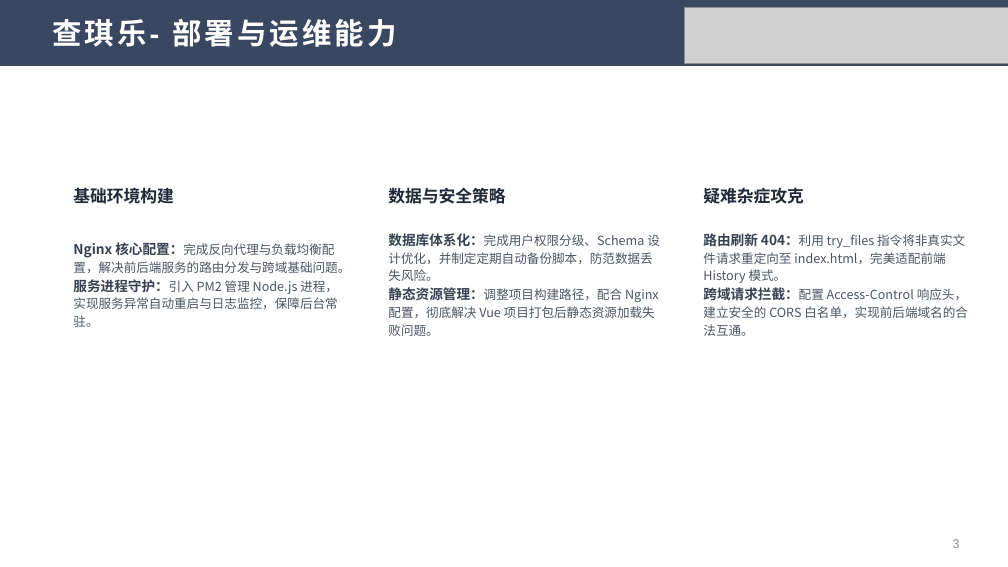
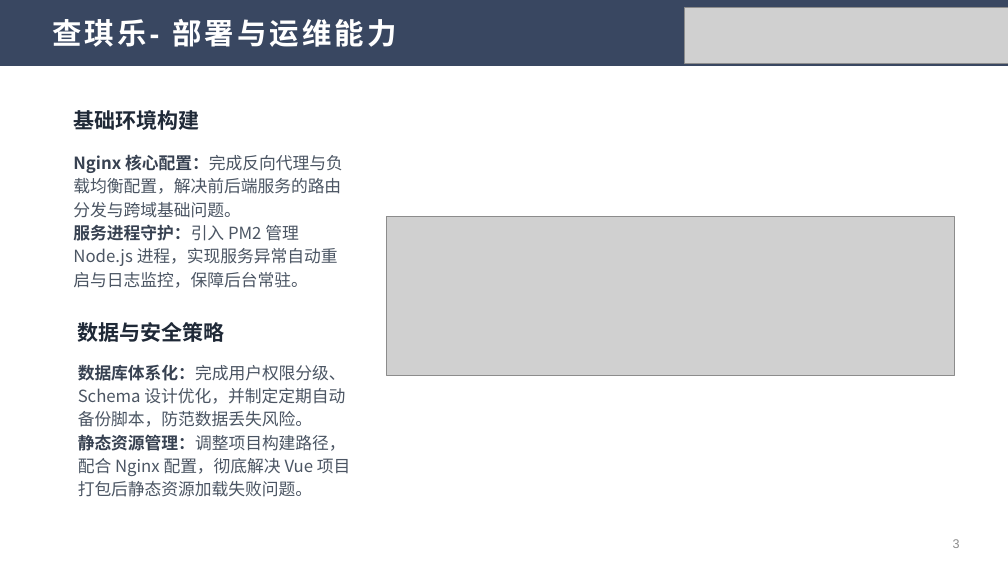
Before and after one commit to iconle/kaiyuan_soft, a slide deck: slide 3 of PPT/开源软件通识-第十八周汇报.pptx. Drawn at 1008x567 pixels with LibreOffice and Linux fonts; fonts in the diff are those of the drawing; grey boxes stand for pictures. Boxes give left, top, right and bottom in pixels: in the first picture for what was removed or moved away, otherwise in the second. Text is boxed around its words. In the diff, an @@ line names an element or a change of style, - is before the commit and + after.

```diff
--- a/PPT/开源软件通识-第十八周汇报.pptx
+++ b/PPT/开源软件通识-第十八周汇报.pptx
@@ text "基础环境构建": place and size @@
-text "基础环境构建" at [73, 188, 173, 204]
+text "基础环境构建" at [73, 110, 199, 130]
@@ text "基础环境构建" at [73, 110, 199, 130]: size 16 to 20 pt @@
@@ text "Nginx 核心配置：完成反向代理与负载均衡配置，解决前后端服务的路由分发与跨域基础问题。": place and size @@
-text "Nginx 核心配置：完成反向代理与负载均衡配置，解决前后端服务的路由分发与跨域基础问题。" at [73, 242, 350, 327]
+text "Nginx 核心配置：完成反向代理与负载均衡配置，解决前后端服务的路由分发与跨域基础问题。" at [73, 154, 343, 288]
@@ text "Nginx 核心配置：完成反向代理与负载均衡配置，解决前后端服务的路由分发与跨域基础问题。" at [73, 154, 343, 288]: size 13 to 16 pt in "Nginx 核心配置：完成反向代理与负载均衡配置，解决前后端服务的路由分发与跨域基础问题。", "服务进程守护：引入"; size 12 to 16 pt in "核心配置：完成反向代理与负载均衡配置，解决前后端服务的路由分发与跨域基础问题。", "服务进程守护：引入 PM2 管理 Node.js 进程，实现服务异常自动重启与日志监控，保障后台常驻。" @@
@@ text removed at [703, 187, 803, 204] @@
-疑难杂症攻克
@@ picture added at [386, 216, 955, 375] @@
@@ text removed at [703, 232, 968, 336] @@
-路由刷新 404：利用 try_files 指令将非真实文件请求重定向至 index.html，完美适配前端 History 模式。
-跨域请求拦截：配置 Access-Control 响应头，建立安全的 CORS 白名单，实现前后端域名的合法互通。
@@ text "数据与安全策略" at [78, 322, 225, 342]: size 16 to 20 pt @@
@@ text "数据与安全策略": place and size @@
-text "数据与安全策略" at [388, 187, 505, 204]
+text "数据与安全策略" at [78, 322, 225, 342]
@@ text "数据库体系化：完成用户权限分级、Schema 设计优化，并制定定期自动备份脚本，防范数据丢失风险。": place and size @@
-text "数据库体系化：完成用户权限分级、Schema 设计优化，并制定定期自动备份脚本，防范数据丢失风险。" at [388, 233, 660, 336]
+text "数据库体系化：完成用户权限分级、Schema 设计优化，并制定定期自动备份脚本，防范数据丢失风险。" at [78, 364, 351, 497]
@@ text "数据库体系化：完成用户权限分级、Schema 设计优化，并制定定期自动备份脚本，防范数据丢失风险。" at [78, 364, 351, 497]: size 13 to 16 pt in "数据库体系化：完成用户权限分级、Schema", "静态资源管理：调整项目构建路径，配合"; size 12 to 16 pt in "数据库体系化：完成用户权限分级、Schema 设计优化，并制定定期自动备份脚本，防范数据丢失风险。", "静态资源管理：调整项目构建路径，配合 Nginx 配置，彻底解决 Vue 项目打包后静态资源加载失败问题。" @@
```
Also in this commit, not shown: 2 other slides changed, 8 other files.
